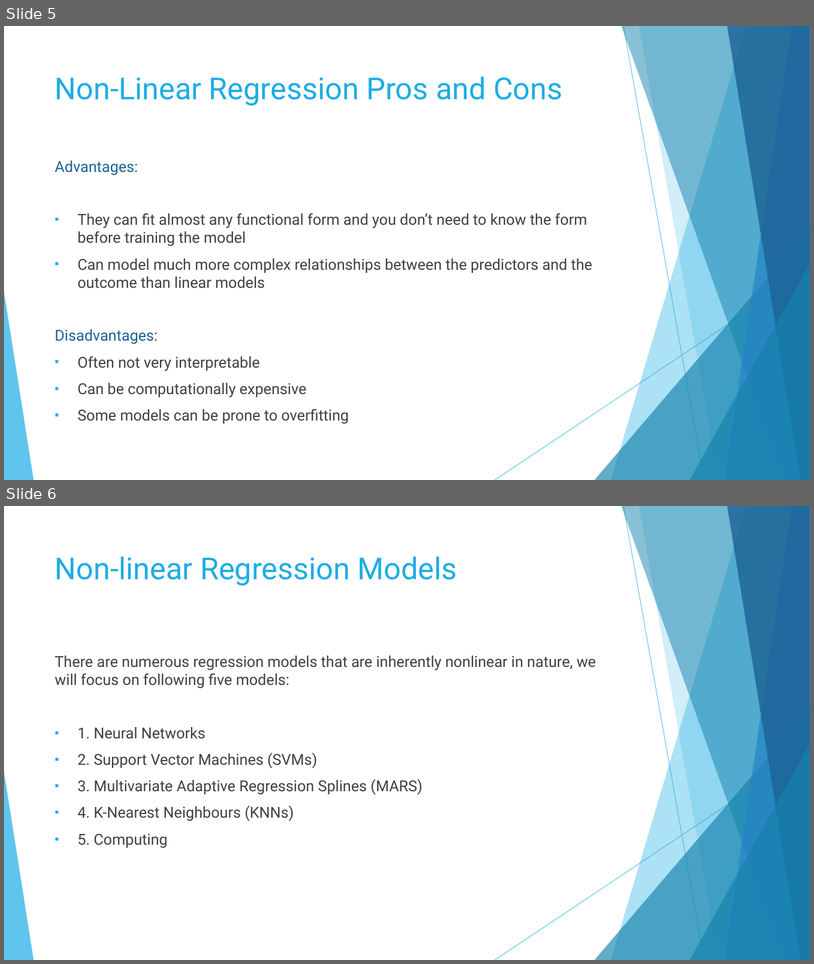
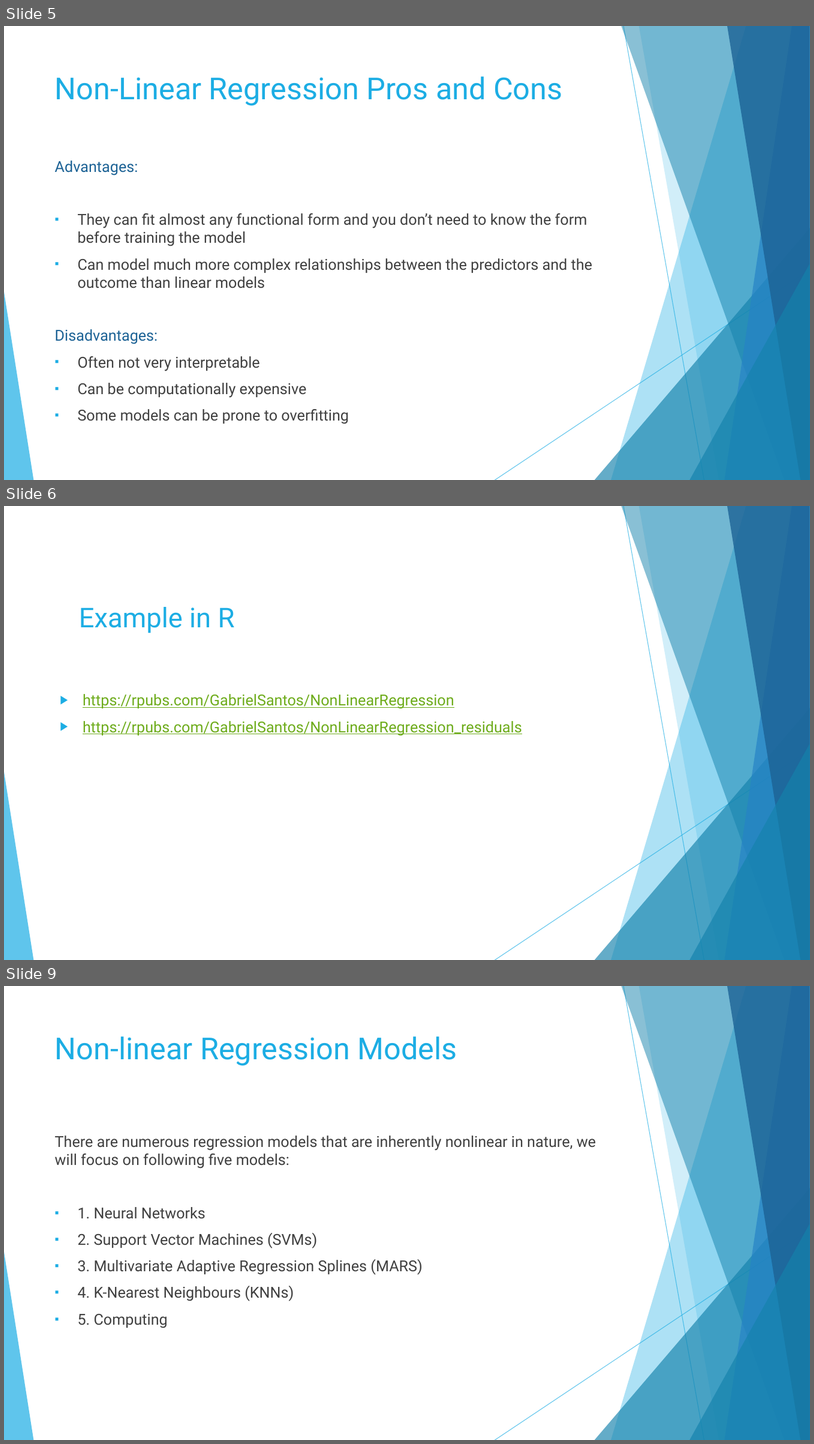
Before and after one commit to GabrielSantos33/Non-linear-regression, a slide deck: Non Linear regression.pptx. Shown one above the other, each under a label of ours: slides 5 and 6 before the commit, slides 5, 6 and 9 after it; the slides between them are not shown. The pictures are 814x964 and 814x1444 pixels, drawn with LibreOffice and Linux fonts; fonts in the diff are those of the drawing. Boxes give left, top, right and bottom in pixels: in the first picture for what was removed or moved away, otherwise in the second. Text is boxed around its words. In the diff, an @@ line names an element or a change of style, - is before the commit and + after.

```diff
--- a/Non Linear regression.pptx
+++ b/Non Linear regression.pptx
@@ slide 6 added at bbox=[4, 506, 810, 960], background #FFFFFF; not listed: 10 template elements that a slide beside it also shows @@
@@ title added at bbox=[79, 607, 235, 633], 32.4 pt, text #1CADE4 @@
+Example in R
@@ text added at bbox=[83, 694, 522, 736], 18 pt, text #6EAC1C, underline @@
+▶ https://rpubs.com/GabrielSantos/NonLinearRegression
+▶ https://rpubs.com/GabrielSantos/NonLinearRegression_residuals
@@ what was slide 6 is now slide 9 @@
```
Also in this commit, not shown: 1 slide changed, 1 other slide added, 1 other file.
